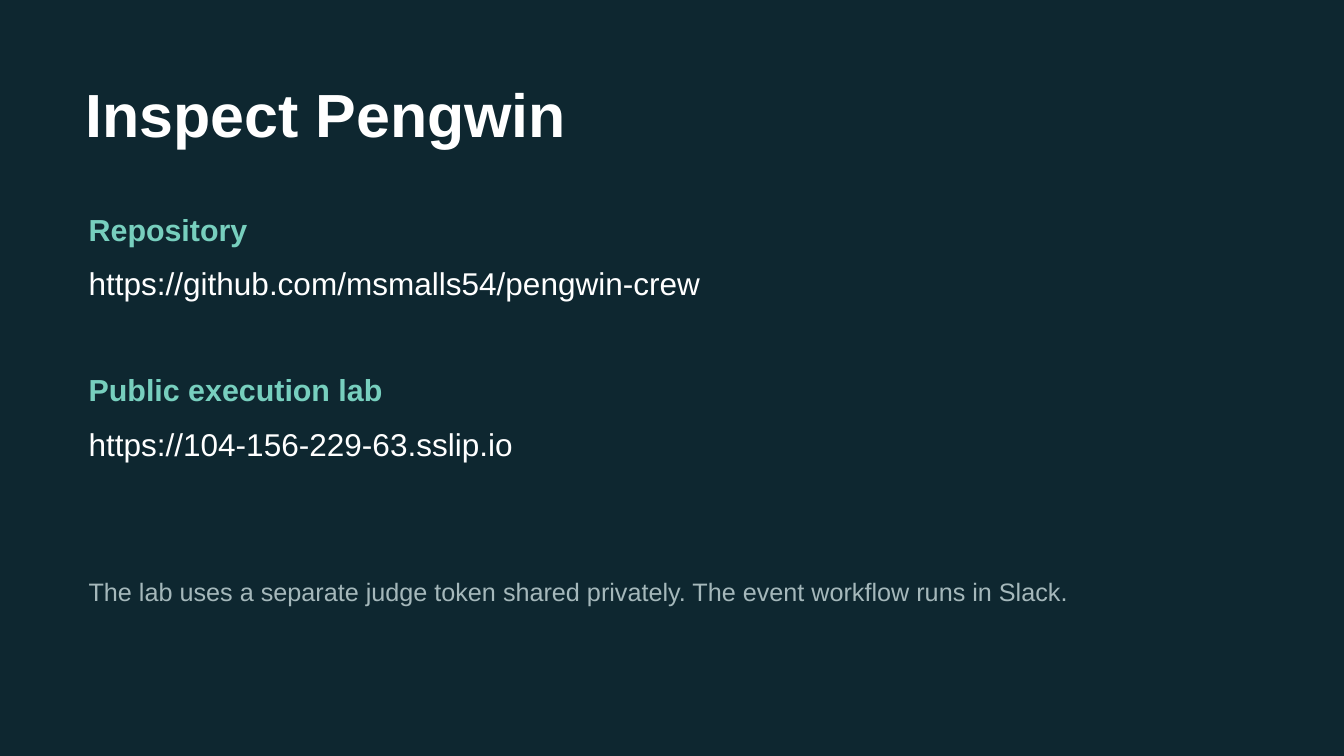
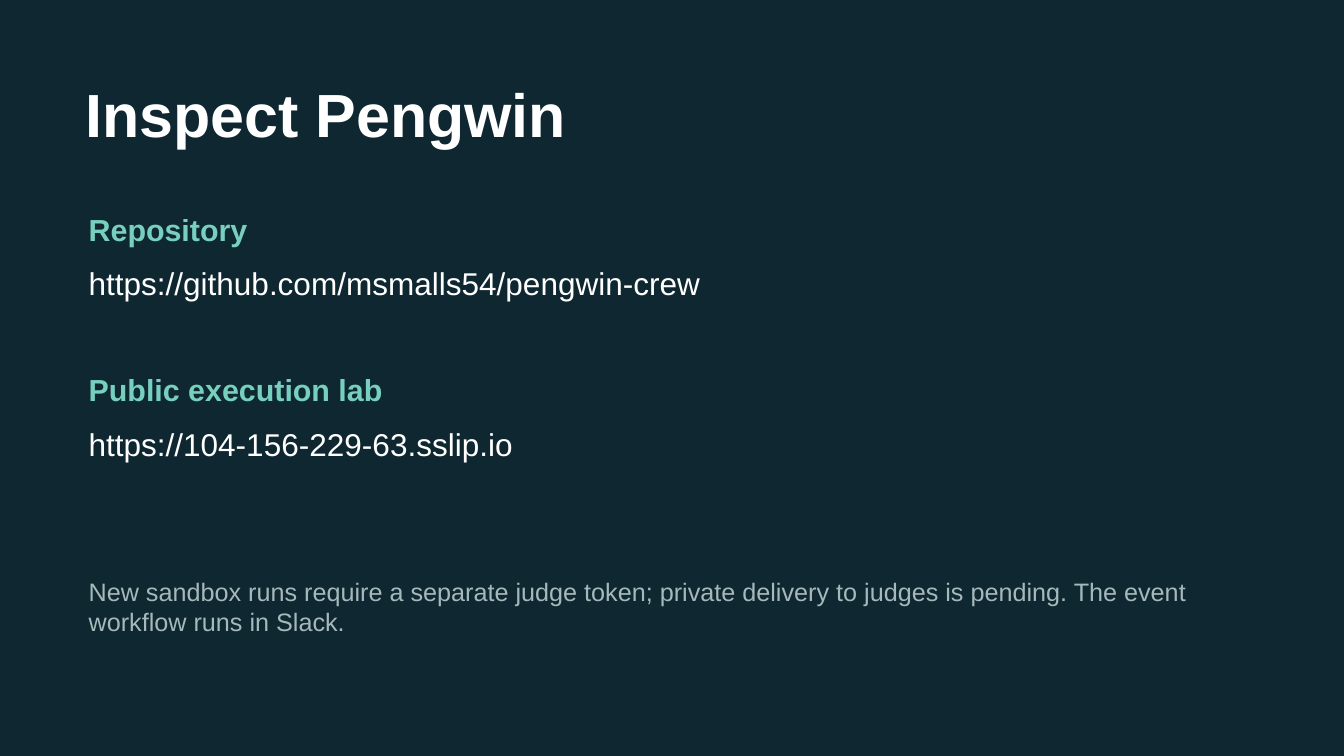
Before and after one commit to msmalls54/pengwin-crew, a slide deck: slide 5 of assets/deck/pengwin-agent-arena-submission.pptx. Drawn at 1344x756 pixels with LibreOffice and Linux fonts; fonts in the diff are those of the drawing. Boxes give left, top, right and bottom in pixels: in the first picture for what was removed or moved away, otherwise in the second. Text is boxed around its words. In the diff, an @@ line names an element or a change of style, - is before the commit and + after.

Commit message:
Clarify private judge token delivery is pending

```diff
--- a/assets/deck/pengwin-agent-arena-submission.pptx
+++ b/assets/deck/pengwin-agent-arena-submission.pptx
@@ text at (89,583,1186,631): text changed @@
-The lab uses a separate judge token shared privately. The event workflow runs in Slack.
+New sandbox runs require a separate judge token; private delivery to judges is pending. The event workflow runs in Slack.
```
Also in this commit, not shown: 1 other file.
